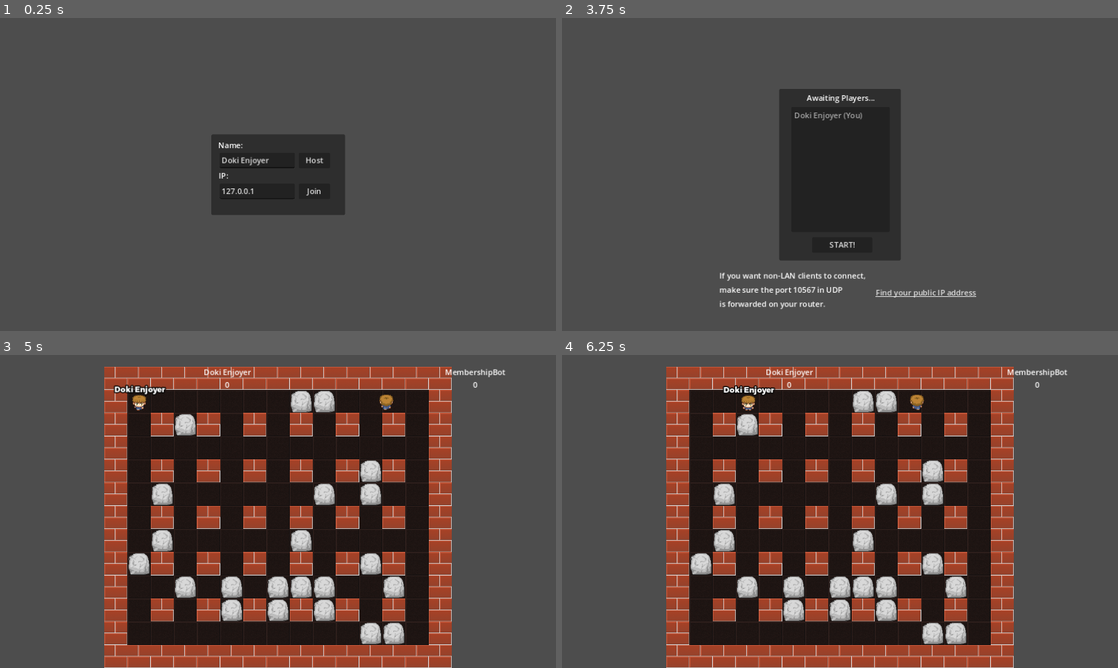
Above: before the commit, frames 1-4 (two rows, left to right).
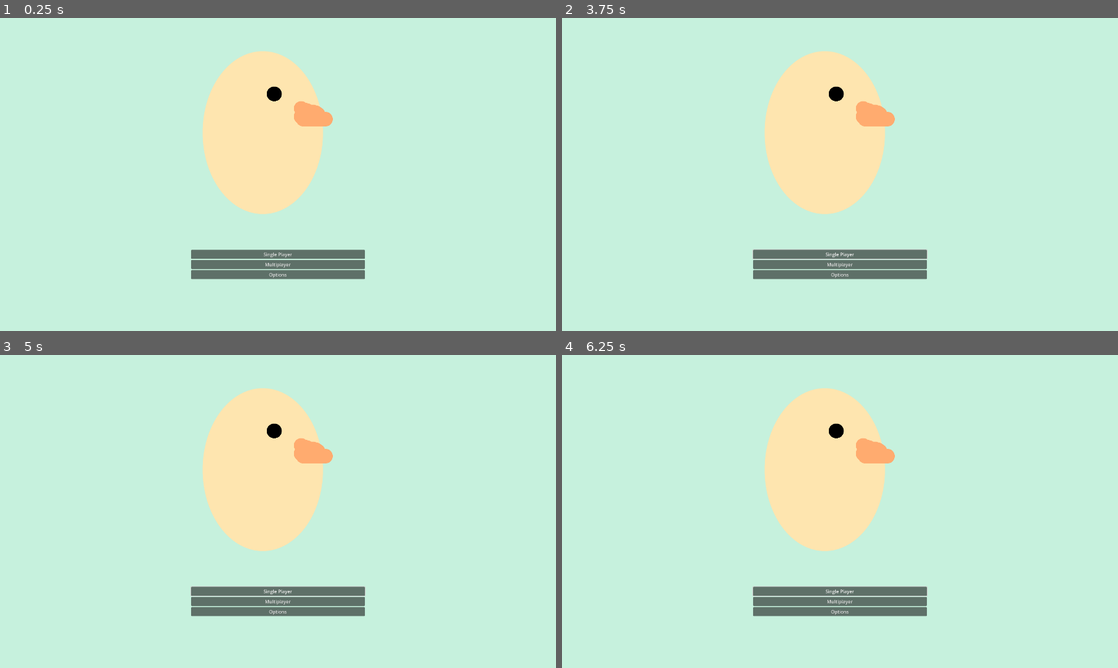
Above: after the commit, the same moments.

Repository: Dragoon-Project-Squad/bomberbird
Game: Godot game, scene res://scenes/main_menu.tscn
Same seed, same stepped clock (60 frames per second), same inputs: the game is played once before the commit and once after it. Before the commit the project starts from res://scenes/lobby.tscn. Sound files missing from this copy of the repository are replaced by a short silence.
Inputs (mouse positions are in pixels of both pictures, inside the frame that each line leads up to):
- Up to frame 1 (0.25 s): no input
- Up to frame 2 (3.75 s): click (840, 265) at 0.5 s, where only the run after the commit has a clickable "Multiplayer"; click (840, 274) at 1.25 s, where only the run after the commit has a clickable "Options"; click (840, 255) at 2 s, where only the run after the commit has a clickable "Single Player"; click (840, 255) at 2.75 s, where only the run after the commit has a clickable "Single Player"; click (878, 158) at 3.5 s, where only the run before the commit has a clickable "Host"
- Up to frame 3 (5 s): click (278, 580) at 4.25 s, where only the run before the commit has a clickable "START!"
- Up to frame 4 (6.25 s): hold D (move_right) 5.03-5.78 s; hold Space (set_bomb) 5.03-5.78 s; hold S (move_down) from 5.78 s (still down); tap Space (set_bomb) at 5.85 s

The runs differ from the first frame. In frame 1, 100% of the frame differs, in the area x 0-100%, y 0-100%; in frame 2, 100%; in frame 3, 100%; in frame 4, 100%.
Error before the commit: Parse Error: Function "_ready" has the same name as a previously declared function. (res://scripts/bomb.gd:12)

Commit message:
Add main menu for config

Diff:
--- a/project.godot
+++ b/project.godot
@@ -14,7 +14,7 @@
 config/description="What of Bomberman but Doki"
 config/version="0.01"
 config/tags=PackedStringArray("2d", "network")
-run/main_scene="res://scenes/lobby.tscn"
+run/main_scene="res://scenes/main_menu.tscn"
 config/features=PackedStringArray("4.3")
 config/icon="res://assets/gameart/icon.webp"
 
@@ -24,7 +24,9 @@
 
 [display]
 
-window/stretch/mode="canvas_items"
+window/size/viewport_width=1920
+window/size/viewport_height=1080
+window/stretch/mode="viewport"
 window/stretch/aspect="expand"
 
 [global_group]
--- /dev/null
+++ b/scenes/main_menu.gd
@@ -0,0 +1,15 @@
+extends Control
+
+
+func check_config() -> void:
+	pass
+
+# Called when the node enters the scene tree for the first time.
+func _ready() -> void:
+	check_config()
+	pass # Replace with function body.
+
+
+# Called every frame. 'delta' is the elapsed time since the previous frame.
+func _process(delta: float) -> void:
+	pass
--- /dev/null
+++ b/scenes/main_menu.tscn
@@ -0,0 +1,33 @@
+[gd_scene load_steps=3 format=3 uid="uid://dgfv37m0j3grk"]
+
+[ext_resource type="Script" path="res://scenes/main_menu.gd" id="1_qmksv"]
+[ext_resource type="Texture2D" uid="uid://c4etvudqmupbf" path="res://assets/scratch/Untitled.png" id="1_xtlt4"]
+
+[node name="MainMenu" type="Control"]
+layout_mode = 3
+anchors_preset = 0
+script = ExtResource("1_qmksv")
+
+[node name="Untitled" type="Sprite2D" parent="."]
+position = Vector2(960, 540)
+texture = ExtResource("1_xtlt4")
+
+[node name="VBoxContainer" type="VBoxContainer" parent="."]
+layout_mode = 0
+offset_left = 660.0
+offset_top = 800.0
+offset_right = 1260.0
+offset_bottom = 1100.0
+
+[node name="SinglePlayer" type="Button" parent="VBoxContainer"]
+layout_mode = 2
+text = "Single Player"
+
+[node name="Multiplayer" type="Button" parent="VBoxContainer"]
+layout_mode = 2
+text = "Multiplayer"
+
+[node name="Options" type="Button" parent="VBoxContainer"]
+layout_mode = 2
+text = "Options
+"
Binary file added: assets/scratch/Untitled.png
Not shown, added: assets/scratch/Untitled.png.import
Not shown, added: assets/scratch/Untitled.pdn
